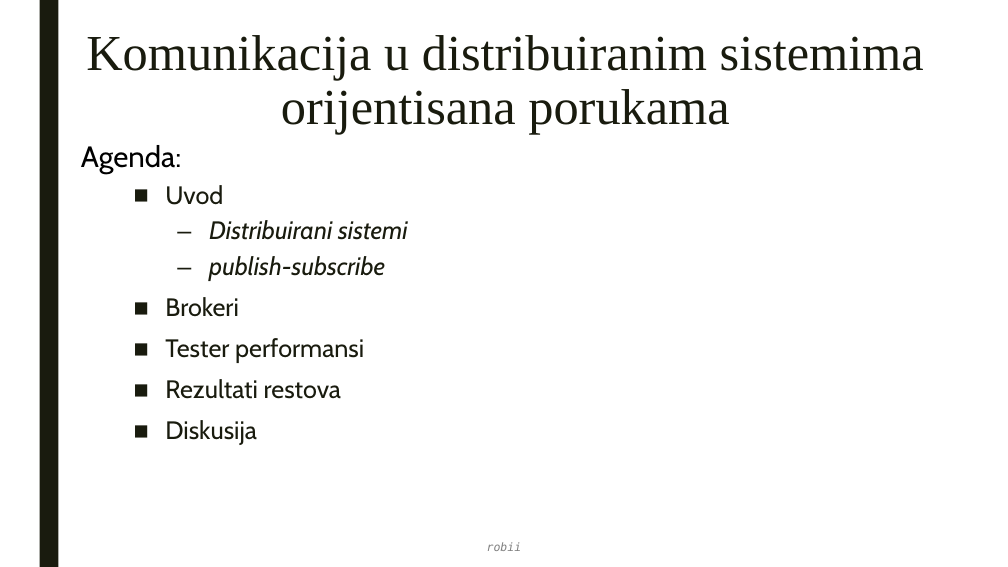
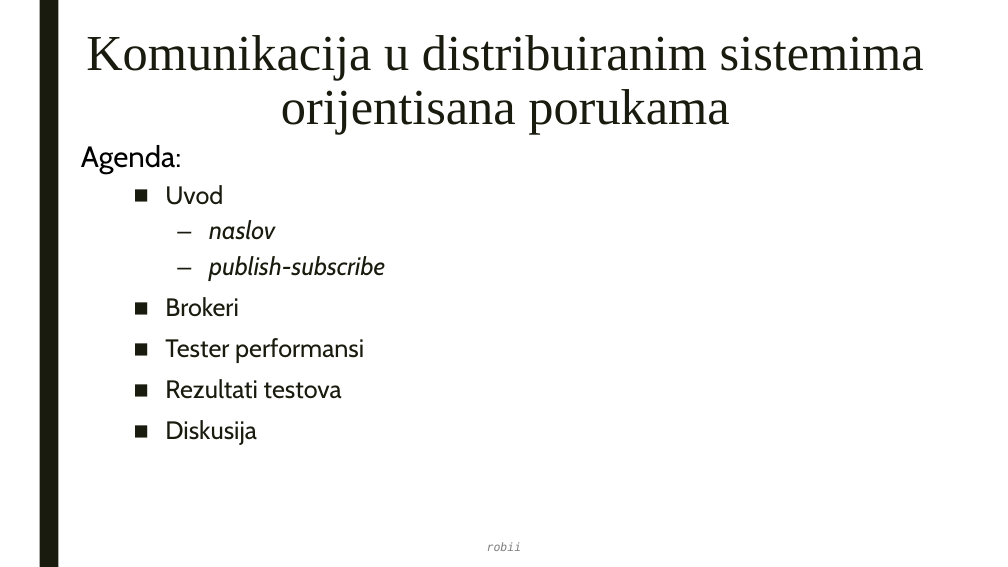
Before and after one commit to robertsabo0/MessageOrientedCommunication, a slide deck: slide 3 of docs/master_rad.0.1.pptx. Drawn at 1008x567 pixels with LibreOffice and Linux fonts; fonts in the diff are those of the drawing. Boxes give left, top, right and bottom in pixels: in the first picture for what was removed or moved away, otherwise in the second. Text is boxed around its words. In the diff, an @@ line names an element or a change of style, - is before the commit and + after.

```diff
--- a/docs/master_rad.0.1.pptx
+++ b/docs/master_rad.0.1.pptx
@@ text at [209, 220, 275, 240]: text changed @@
-  – Distribuirani sistemi
+  – naslov
@@ text at [165, 379, 342, 399]: text changed @@
-■ Rezultati restova
+■ Rezultati testova
```
Also in this commit, not shown: 3 other slides changed, 5 slides added, 1 other file.
